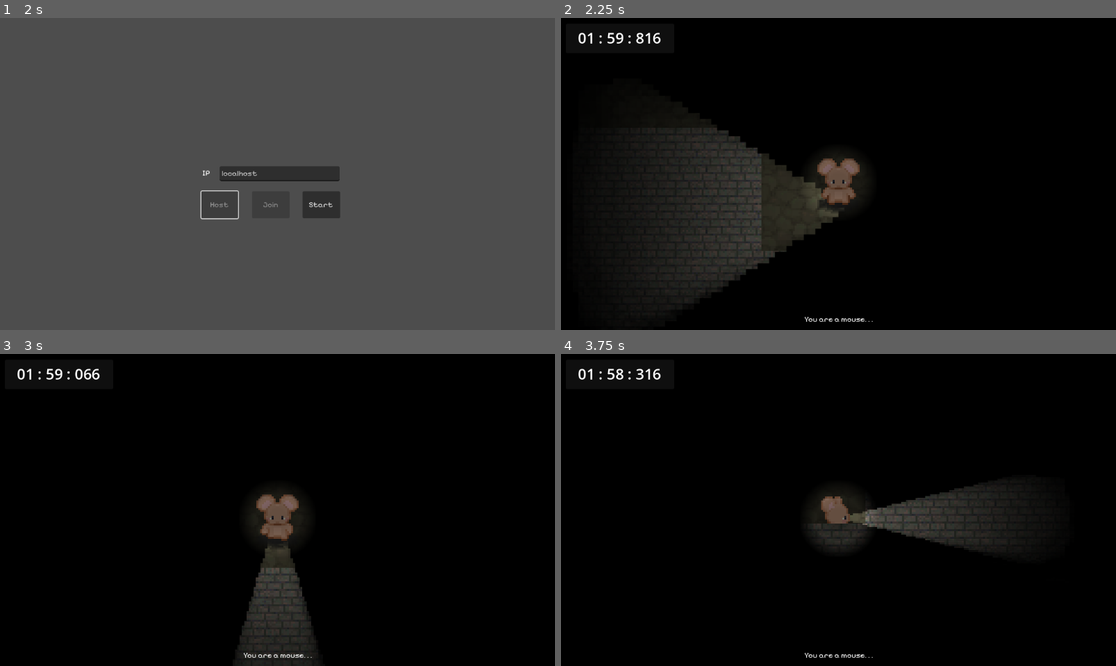
Above: before the commit, frames 1-4 (two rows, left to right).
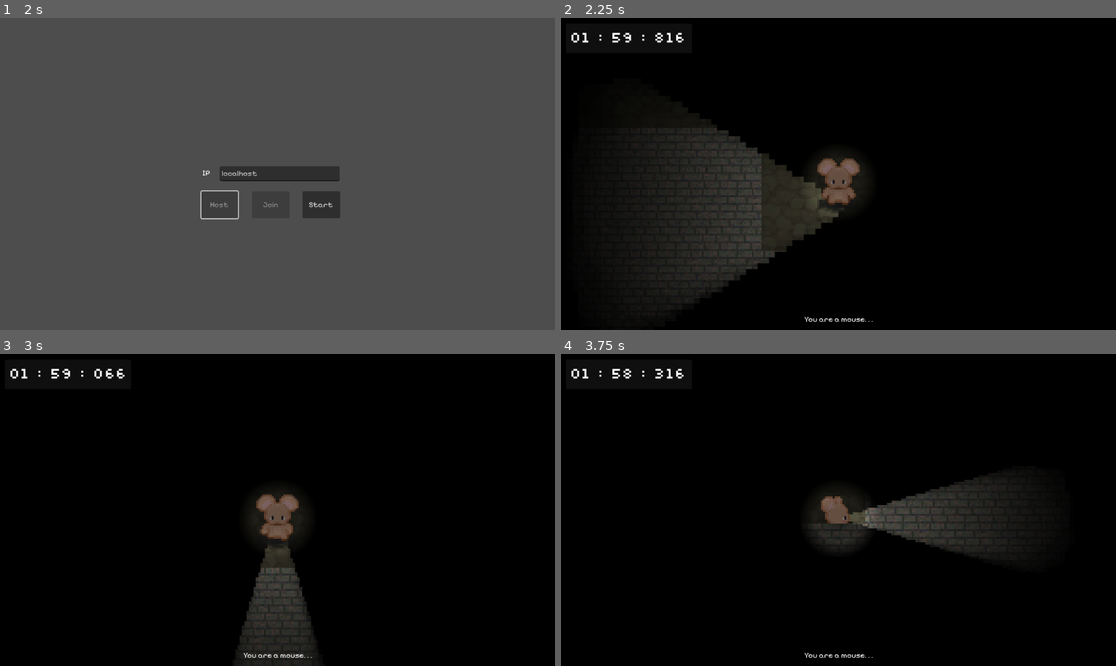
Above: after the commit, the same moments.

Repository: ej31415/Rat
Game: Godot game, scene res://main.tscn
Two runs of this game, one before a commit and one after it. Both use one fixed random seed, a clock stepped at 60 frames per second and the inputs below.
Inputs:
- Up to frame 1 (2 s): tap Enter at 0.5 s; hold D (RIGHT) 0.53-1.25 s; hold X (ATTACK) 0.53-1.25 s; click "Host" at 1.25 s
- Up to frame 2 (2.25 s): click "Start" at 2 s
- Up to frame 3 (3 s): hold S (DOWN) from 2.78 s (still down); tap X (ATTACK) at 2.85 s
- Up to frame 4 (3.75 s): release S (DOWN) at 3.53 s; hold D (RIGHT) from 3.53 s (still down); hold Shift (SHIFT) from 3.53 s (still down)

Frame 1 is identical in both runs. In frame 2, 0.3% of the frame differs, in the area x 1-23%, y 4-9%; in frame 3, 0.4%; in frame 4, 0.9%, in the area x 1-79%, y 4-66%.

Commit message:
timer font, shape + diagonal vision + rat animation fix

Diff:
--- a/main.tscn
+++ b/main.tscn
@@ -12,6 +12,7 @@
 [ext_resource type="Script" path="res://timer.gd" id="10_al2ht"]
 [ext_resource type="FontFile" uid="uid://c6qvx3a04wb6o" path="res://assets/PixelifySans-VariableFont_wght.ttf" id="10_dpgvo"]
 [ext_resource type="Texture2D" uid="uid://cm7i2qjv5cn0b" path="res://assets/Win Screens/Mice_win.png" id="11_jrcn4"]
+[ext_resource type="FontFile" uid="uid://d26nlkqccxmgq" path="res://assets/Silkscreen-Regular.ttf" id="12_63mnq"]
 [ext_resource type="Texture2D" uid="uid://dgaq6grhh38wp" path="res://assets/Win Screens/Rat_wins.png" id="13_y2lfq"]
 
 [sub_resource type="TileSetAtlasSource" id="TileSetAtlasSource_1oqjg"]
@@ -206,7 +207,7 @@
 visible = false
 offset_left = 10.0
 offset_top = 12.0
-offset_right = 235.0
+offset_right = 272.0
 offset_bottom = 73.0
 
 [node name="TimeLeft" type="Label" parent="TimerCanvasLayer/Panel"]
@@ -215,6 +216,7 @@
 offset_top = 7.0
 offset_right = 215.0
 offset_bottom = 51.0
+theme_override_fonts/font = ExtResource("12_63mnq")
 label_settings = SubResource("LabelSettings_wngka")
 horizontal_alignment = 1
 
--- a/player.gd
+++ b/player.gd
@@ -63,6 +63,48 @@
 func is_alive():
 	return alive
 
+func set_vision():
+	if velocity.x < 0 and velocity.y < 0:
+		$Vision.position = Vector2(0, -10)
+		$Vision.scale = Vector2(2.5, 1.2)
+		$Vision.rotation_degrees = 45
+		$Aim.rotation_degrees = 135
+	elif velocity.x < 0 and velocity.y > 0:
+		$Vision.position = Vector2(-40, -10)
+		$Vision.scale = Vector2(2.5, 1.2)
+		$Vision.rotation_degrees = -45
+		$Aim.rotation_degrees = 45
+	elif velocity.x > 0 and velocity.y < 0:
+		$Vision.position = Vector2(-40, -10)
+		$Vision.scale = Vector2(-2.5, 1.2)
+		$Vision.rotation_degrees = -45
+		$Aim.rotation_degrees = -135
+	elif velocity.x > 0 and velocity.y > 0:
+		$Vision.position = Vector2(0, -10)
+		$Vision.scale = Vector2(-2.5, 1.2)
+		$Vision.rotation_degrees = 45
+		$Aim.rotation_degrees = -45
+	elif velocity.x < 0:
+		$Vision.position = Vector2(-40, -10)
+		$Vision.scale = Vector2(2.5, 1.2)
+		$Vision.rotation_degrees = 0
+		$Aim.rotation_degrees = 90
+	elif velocity.y < 0:
+		$Vision.position = Vector2(42, 10)
+		$Vision.scale = Vector2(2.5, 1.2)
+		$Vision.rotation_degrees = 90
+		$Aim.rotation_degrees = 180
+	elif velocity.y > 0:
+		$Vision.position = Vector2(-42, 40)
+		$Vision.scale = Vector2(2.5, 1.2)
+		$Vision.rotation_degrees = -90
+		$Aim.rotation_degrees = 0
+	elif velocity.x > 0:
+		$Vision.position = Vector2(40, -10)
+		$Vision.scale = Vector2(-2.5, 1.2)
+		$Vision.rotation_degrees = 0
+		$Aim.rotation_degrees = -90
+
 func _physics_process(delta: float) -> void:
 	if !alive:
 		return
@@ -83,31 +125,17 @@
 
 		move_and_slide()
 
+		set_vision()
+
 		# Set sprite orientation
 		if velocity.x < 0:
 			anim = "left"
-			$Vision.position = Vector2(-40, -2)
-			$Vision.scale = Vector2(2.5, 1)
-			$Vision.rotation_degrees = 0
-			$Aim.rotation_degrees = 90
 		elif velocity.y > 0:
 			anim = "front"
-			$Vision.position = Vector2(-42, 40)
-			$Vision.scale = Vector2(2.5, 1.2)
-			$Vision.rotation_degrees = -90
-			$Aim.rotation_degrees = 0
 		elif velocity.y < 0:
 			anim = "gyatt"
-			$Vision.position = Vector2(42, 10)
-			$Vision.scale = Vector2(2.5, 1.2)
-			$Vision.rotation_degrees = 90
-			$Aim.rotation_degrees = 180
 		elif velocity.x > 0:
 			anim = "right"
-			$Vision.position = Vector2(40, -2)
-			$Vision.scale = Vector2(-2.5, 1)
-			$Vision.rotation_degrees = 0
-			$Aim.rotation_degrees = -90
 		else:
 			if anim == "left":
 				anim = "static left"
@@ -143,9 +171,9 @@
 							die_call.rpc(child.get_color())
 							last_rat_kill = Time.get_unix_time_from_system()
 							add_kill.rpc()
-				print(color + " attack!!!")
-				set_physics_process(false)
-				$AnimationPlayer.play("attack")
+					print(color + " attack!!!")
+					set_physics_process(false)
+					$AnimationPlayer.play("attack")
 			elif role == "sheriff":
 				var target = $Aim.get_collider()
 				if target == null:
Binary file added: assets/Silkscreen-Regular.ttf
Not shown, added: assets/Silkscreen-Regular.ttf.import
Not shown: 1 places in main.tscn that only renumber resources
